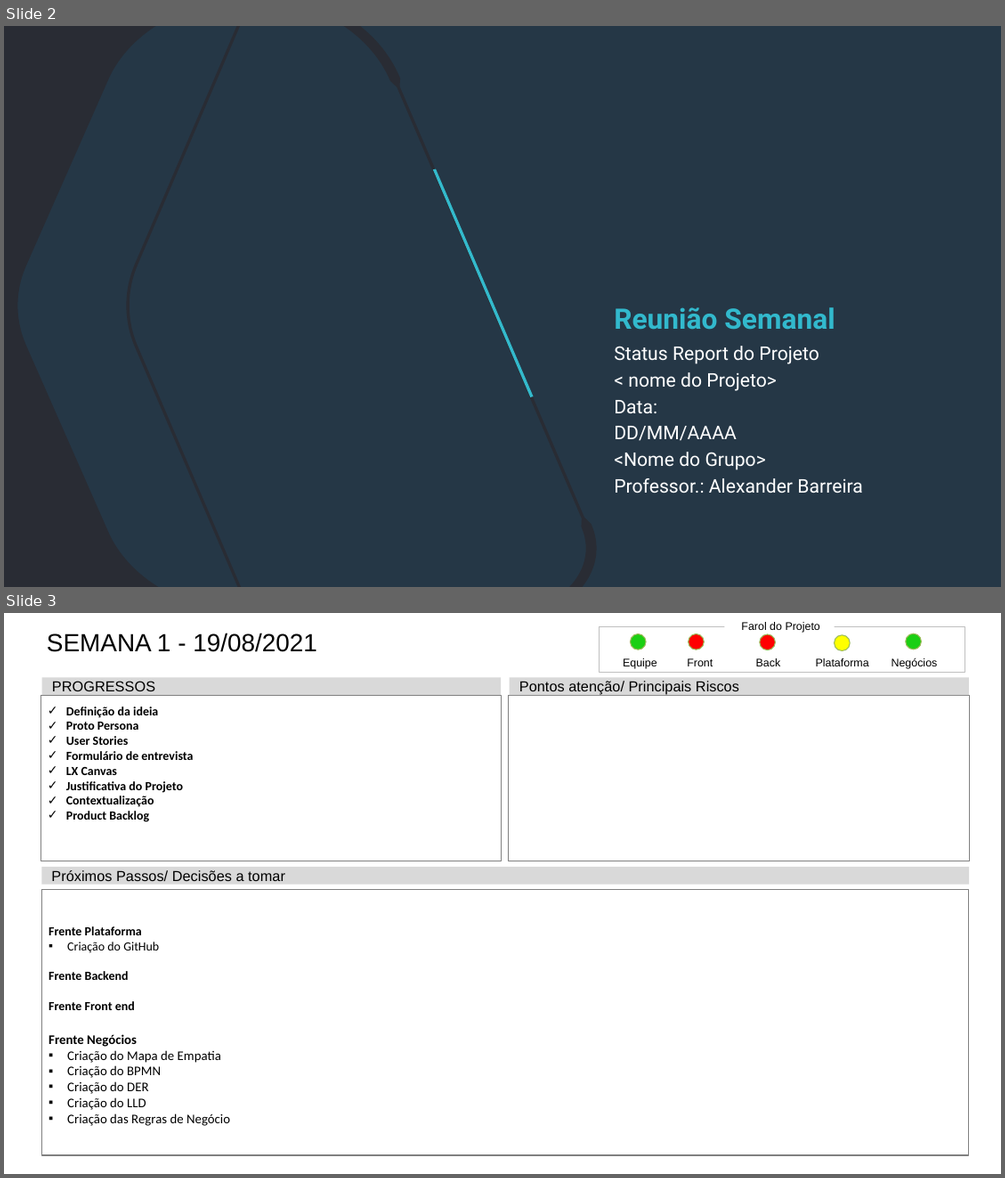
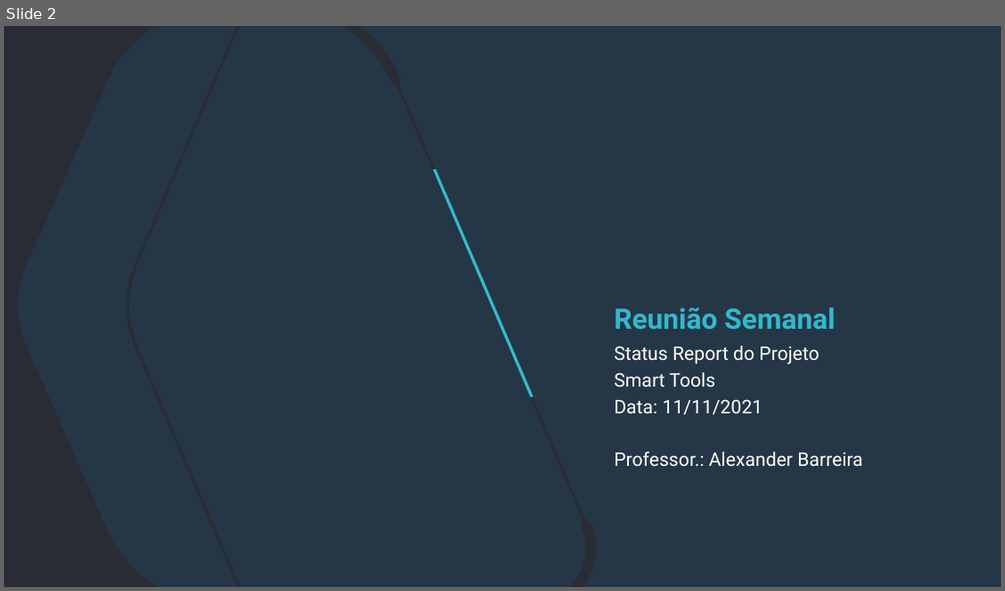
Before and after one commit to Lucassouza849/grupoPi3Semestre, a slide deck: Documentação/Status Report/Status Report - Grupo 6.pptx. Shown one above the other, each under a label of ours: slides 2 and 3 before the commit, slide 2 after it. The pictures are 1005x1178 and 1005x591 pixels, drawn with LibreOffice and Linux fonts; fonts in the diff are those of the drawing; background and template pictures are left out. Boxes give left, top, right and bottom in pixels: in the first picture for what was removed or moved away, otherwise in the second. Text is boxed around its words. In the diff, an @@ line names an element or a change of style, - is before the commit and + after.

```diff
--- a/Documentação/Status Report/Status Report - Grupo 6.pptx
+++ b/Documentação/Status Report/Status Report - Grupo 6.pptx
@@ slide 3 removed at (x1=4, y1=613, x2=1001, y2=1174), background #FFFFFF @@
@@ title removed at (x1=47, y1=633, x2=317, y2=652) @@
-SEMANA 1 - 19/08/2021
@@ rectangle removed at (x1=599, y1=626, x2=965, y2=673) @@
@@ ellipse removed at (x1=630, y1=634, x2=646, y2=649) @@
@@ ellipse removed at (x1=688, y1=634, x2=704, y2=649) @@
@@ text removed at (x1=741, y1=622, x2=820, y2=633) @@
-Farol do Projeto
@@ ellipse removed at (x1=760, y1=634, x2=775, y2=650) @@
@@ ellipse removed at (x1=834, y1=635, x2=850, y2=651) @@
@@ ellipse removed at (x1=906, y1=633, x2=921, y2=649) @@
@@ text removed at (x1=623, y1=658, x2=657, y2=669) @@
-Equipe
@@ text removed at (x1=687, y1=658, x2=712, y2=666) @@
-Front
@@ text removed at (x1=756, y1=658, x2=781, y2=666) @@
-Back
@@ text removed at (x1=816, y1=658, x2=869, y2=666) @@
-Plataforma
@@ text removed at (x1=891, y1=657, x2=938, y2=669) @@
-Negócios
@@ rectangle removed at (x1=42, y1=677, x2=501, y2=695) @@
-PROGRESSOS
@@ rectangle removed at (x1=510, y1=677, x2=968, y2=695) @@
-Pontos atenção/ Principais Riscos
@@ rectangle removed at (x1=40, y1=695, x2=501, y2=861) @@
-✓ Definição da ideia
-✓ Proto Persona
-✓ User Stories
-✓ Formulário de entrevista
-✓ LX Canvas
-✓ Justificativa do Projeto
-✓ Contextualização
-✓ Product Backlog
@@ rectangle removed at (x1=509, y1=695, x2=969, y2=861) @@
@@ rectangle removed at (x1=42, y1=867, x2=970, y2=884) @@
-Próximos Passos/ Decisões a tomar
@@ rectangle removed at (x1=42, y1=890, x2=969, y2=1156) @@
-  Frente Plataforma
-  ▪ Criação do GitHub
-  Frente Backend
-  Frente Front end
-  Frente Negócios
-  ▪ Criação do Mapa de Empatia
-  ▪ Criação do BPMN
-  ▪ Criação do DER
-  ▪ Criação do LLD
-  ▪ Criação das Regras de Negócio
@@ slide 2 changed as well @@
@@ text at (x1=614, y1=372, x2=763, y2=415): text changed @@
-< nome do Projeto>
-Data:
-DD/MM/AAAA
-<Nome do Grupo>
+Smart Tools
+Data: 11/11/2021
```
Also in this commit, not shown: 2 other slides changed, 4 other slides removed, 5 other files.
